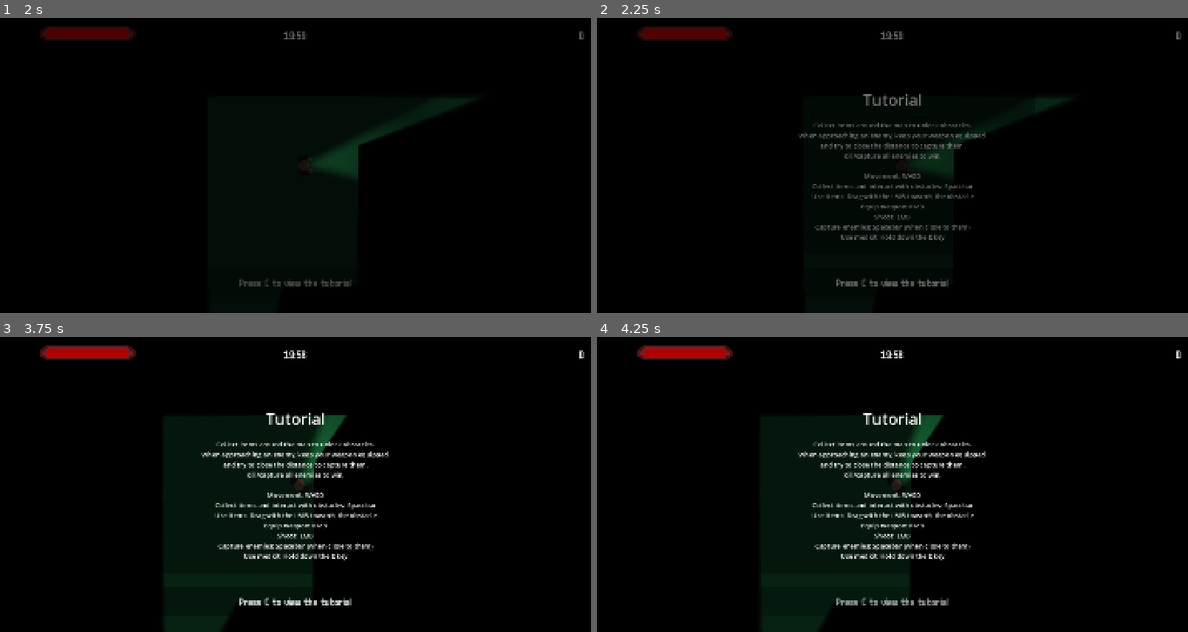
Above: before the commit, frames 1-4 (two rows, left to right).
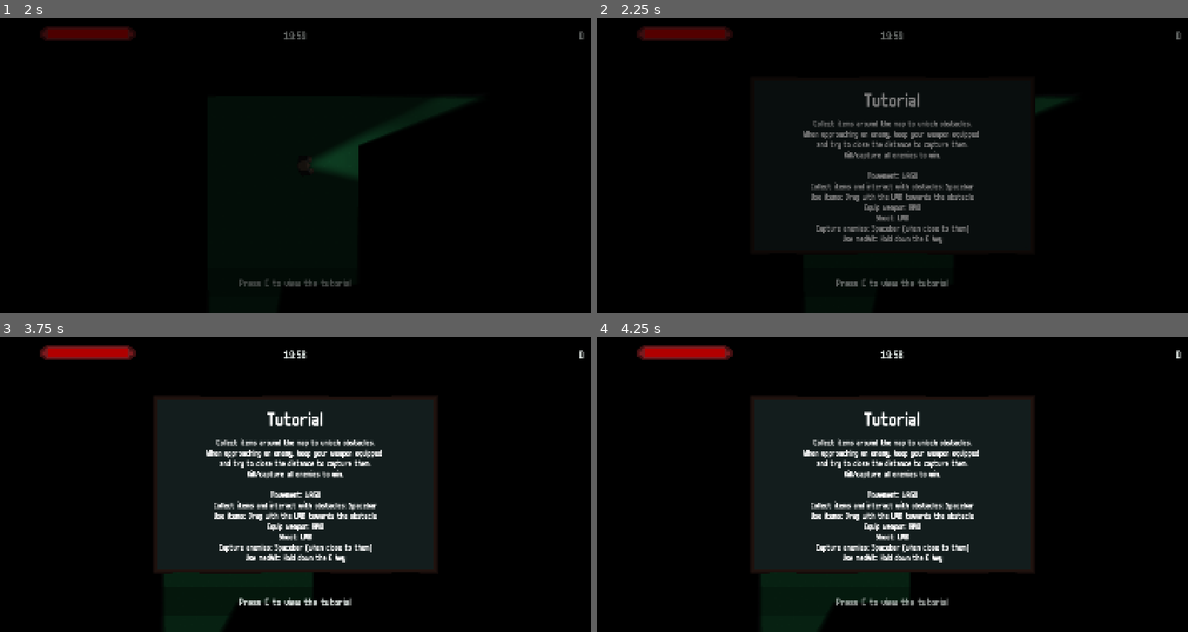
Above: after the commit, the same moments.

Repository: AltairGameStudio/Godot-Wild-Jam-93-Team-1
Game: Godot game, scene res://scenes/main_menu.tscn
Same seed, same stepped clock (60 frames per second), same inputs: the game is played once before the commit and once after it. The engine's default icon, where the game draws it, is replaced by a stand-in: a white triangle on a blue panel in a dark square. Sound files missing from this copy of the repository are replaced by a short silence.
Inputs (mouse positions are in pixels of both pictures, inside the frame that each line leads up to):
- Up to frame 1 (2 s): click "Play" at 0.5 s; tap Enter (ui_accept) at 1.25, 1.52 s; move the mouse to (425, 150) at 1.27 s; hold D (ui_right) from 1.28 s (still down); hold Right mouse button (equip) from 1.28 s (still down); click (425, 150) at 1.42 s
- Up to frame 2 (2.25 s): release D (ui_right) at 2 s; release Right mouse button (equip) at 2 s; tap C (open_controls) at 2 s; drag from (774, 180) to (916, 162) at 2.02 s
- Up to frame 3 (3.75 s): tap C (open_controls) at 2.75, 3.5 s; move the mouse to (354, 419) at 2.77 s; hold D (ui_right) 2.78-3.5 s; hold Space (interact) 2.78-3.5 s; drag from (265, 543) to (118, 440) at 3.52 s
- Up to frame 4 (4.25 s): no input

Frame 1 is identical in both runs. In frame 2, 3.6% of the frame differs, in the area x 34-66%, y 25-77%; in frame 3, 17%, in the area x 26-74%, y 20-80%; in frame 4, 17%.

Commit message:
Stylize tutorial screen

Diff:
--- a/scenes/hud.tscn
+++ b/scenes/hud.tscn
@@ -12,10 +12,12 @@
 [ext_resource type="Script" uid="uid://d1ades88sr8hc" path="res://scripts/medkit_counter.gd" id="7_5pdws"]
 [ext_resource type="PackedScene" uid="uid://bimjl21vj5gsa" path="res://scenes/victory_screen.tscn" id="7_hd3ao"]
 [ext_resource type="PackedScene" uid="uid://bgnlkgksr0r1a" path="res://scenes/pause_menu.tscn" id="8_hd3ao"]
-[ext_resource type="Script" uid="uid://c1rnp5516egf4" path="res://scripts/medkit_status.gd" id="11_apjy4"]
+[ext_resource type="Script" uid="uid://h8irtaoqqeau" path="res://scripts/medkit_status.gd" id="11_apjy4"]
 [ext_resource type="Texture2D" uid="uid://x6dq2g6vsl6c" path="res://assets/items/genericItem_color_102.png" id="12_5n1hp"]
 [ext_resource type="PackedScene" uid="uid://c80muikrdyo2v" path="res://scenes/victory_sequence.tscn" id="13_5n1hp"]
 [ext_resource type="Script" uid="uid://7ecgjbk4muo" path="res://scripts/controls_screen.gd" id="14_eld54"]
+[ext_resource type="Texture2D" uid="uid://cqbjf5fpotdh5" path="res://assets/ui/banner_modern.png" id="16_uxdf7"]
+[ext_resource type="FontFile" uid="uid://bkjxav41bwaqg" path="res://assets/ui/m6x11plus.ttf" id="17_5357l"]
 
 [sub_resource type="LabelSettings" id="LabelSettings_uxdf7"]
 font = ExtResource("4_qkknv")
@@ -36,10 +38,10 @@
 bg_color = Color(0.69411767, 0, 0, 1)
 
 [sub_resource type="LabelSettings" id="LabelSettings_5n1hp"]
-font_size = 48
+font_size = 64
 
 [sub_resource type="LabelSettings" id="LabelSettings_eld54"]
-font_size = 20
+font_size = 28
 
 [node name="HUD" type="CanvasLayer" unique_id=1311239376]
 layer = 10
@@ -337,7 +339,8 @@
 grow_vertical = 2
 script = ExtResource("14_eld54")
 
-[node name="ColorRect" type="ColorRect" parent="ControlsScreen" unique_id=1357722056]
+[node name="ColorRect" type="NinePatchRect" parent="ControlsScreen" unique_id=345935259]
+self_modulate = Color(0.12941177, 0.16862746, 0.14901961, 1)
 layout_mode = 1
 anchors_preset = 8
 anchor_left = 0.5
@@ -350,7 +353,11 @@
 offset_bottom = 274.0
 grow_horizontal = 2
 grow_vertical = 2
-color = Color(0, 0, 0, 0.3019608)
+texture = ExtResource("16_uxdf7")
+patch_margin_left = 29
+patch_margin_top = 29
+patch_margin_right = 29
+patch_margin_bottom = 29
 
 [node name="Label" type="Label" parent="ControlsScreen/ColorRect" unique_id=1289498311]
 layout_mode = 1
@@ -362,6 +369,7 @@
 offset_right = 90.5
 offset_bottom = 107.0
 grow_horizontal = 2
+theme_override_fonts/font = ExtResource("17_5357l")
 text = "Tutorial"
 label_settings = SubResource("LabelSettings_5n1hp")
 horizontal_alignment = 1
@@ -380,6 +388,7 @@
 offset_bottom = 250.0
 grow_horizontal = 2
 grow_vertical = 2
+theme_override_fonts/font = ExtResource("17_5357l")
 text = "Collect items around the map to unlock obstacles.
 When approaching an enemy, keep your weapon equipped
 and try to close the distance to capture them.
